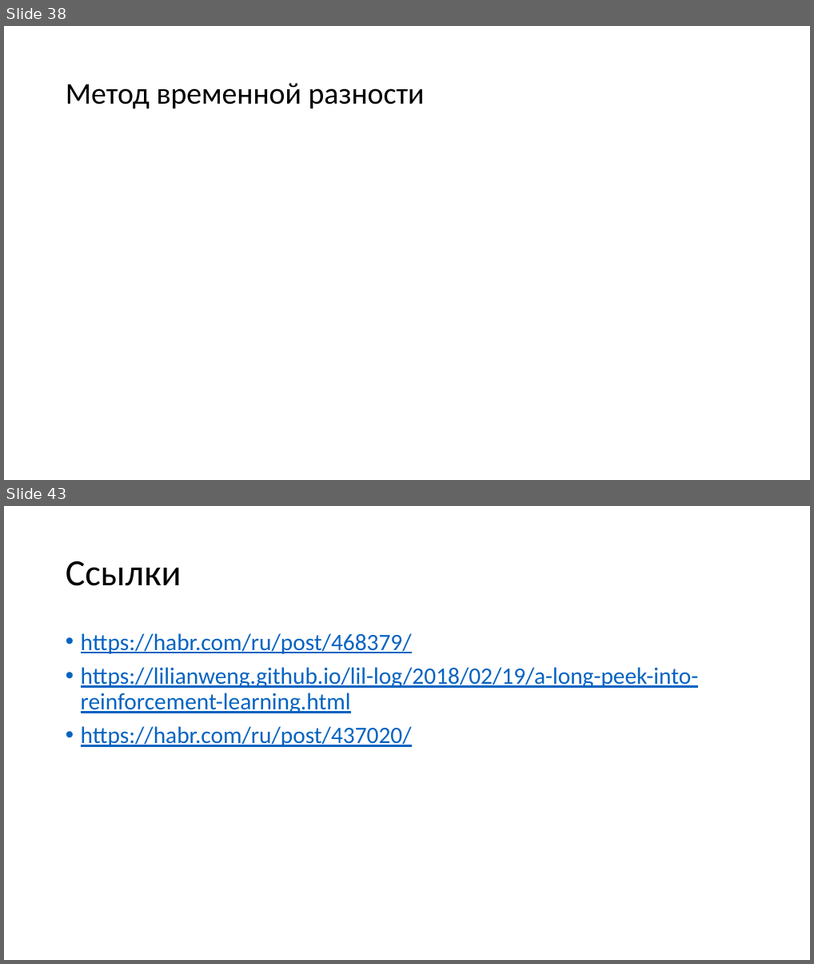
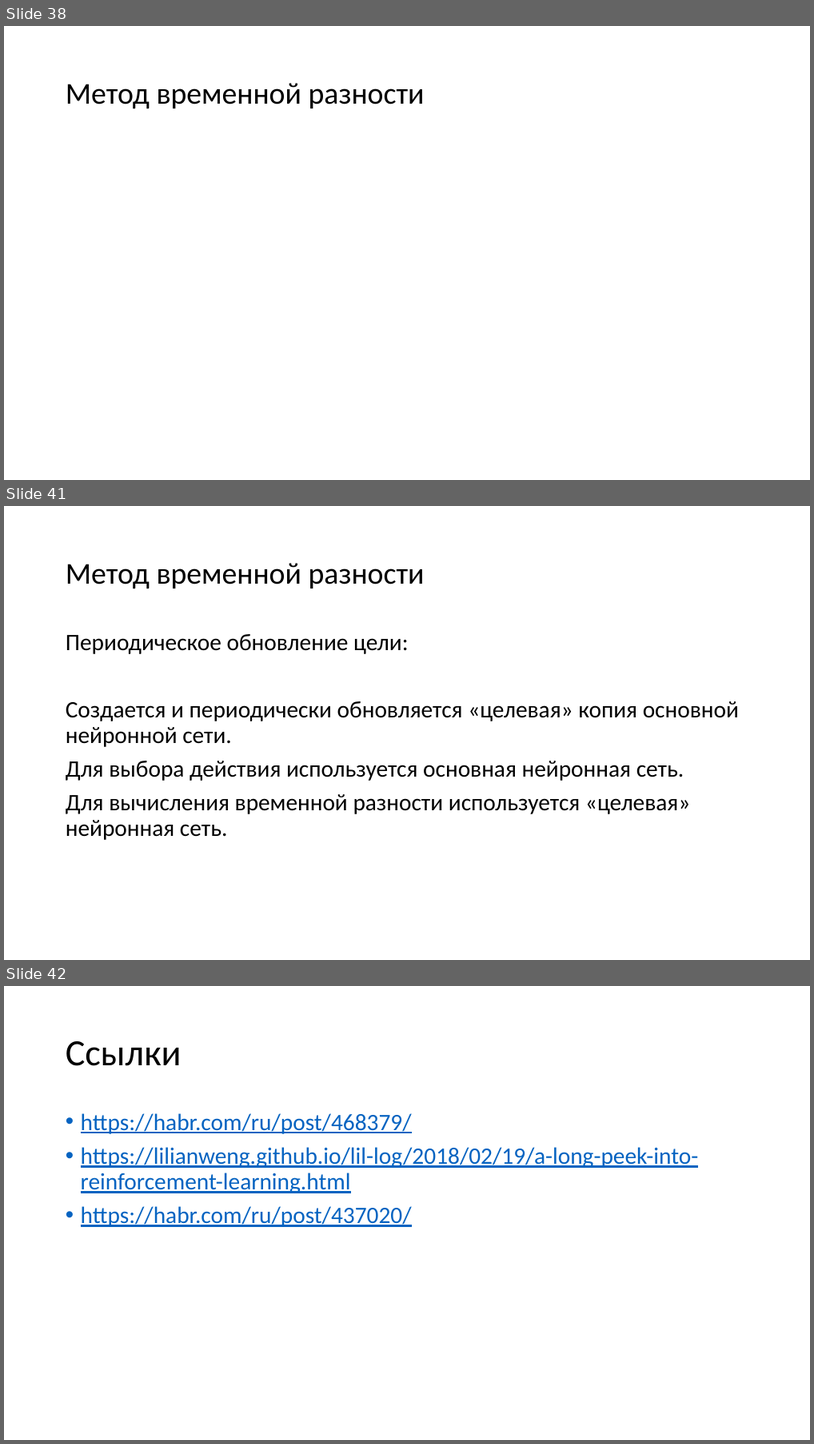
Before and after one commit to mosalov/AI_main_lectures, a slide deck: Лекция 14 19_05_2021.pptx. Shown one above the other, each under a label of ours: slides 38 and 43 before the commit, slides 38, 41 and 42 after it; the slides between them are not shown. The pictures are 814x964 and 814x1444 pixels, drawn with LibreOffice and Linux fonts; fonts in the diff are those of the drawing; grey boxes stand for pictures. Boxes give left, top, right and bottom in pixels: in the first picture for what was removed or moved away, otherwise in the second. Text is boxed around its words. In the diff, an @@ line names an element or a change of style, - is before the commit and + after.

```diff
--- a/Лекция 14 19_05_2021.pptx
+++ b/Лекция 14 19_05_2021.pptx
@@ slide 41 added at [4,506,810,960], background #FFFFFF @@
@@ title added at [66,563,425,589], 36 pt, text #000000 @@
+Метод временной разности
@@ text added at [66,634,739,840], 28 pt, text #000000 @@
+Периодическое обновление цели:
+Создается и периодически обновляется «целевая» копия основной нейронной сети.
+Для выбора действия используется основная нейронная сеть.
+Для вычисления временной разности используется «целевая» нейронная сеть.
@@ what was slide 43 is now slide 42 @@
```
Also in this commit, not shown: 4 slides changed, 7 other slides added, 3 slides removed, 2 other files.
